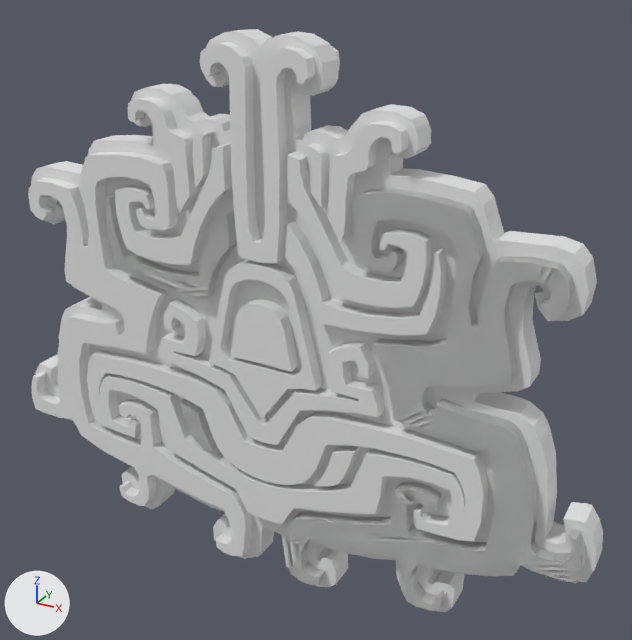
The Blender file Blender/IntuitiveHumanLogo3DLowPolyComplete.blend as it was, and as the next commit left it.
Both versions are drawn from a 50 mm lens placed at (1.61, -2.59, 1.38), pointed at (0.13, 0.1, 0.04). Lighting does not change. The marker at lower left points along +X, +Y and +Z.

Objects in the first picture: 'AmarilloCentro', 'Antenas', 'AntenasRojoDer', 'AntenasRojoIzq', 'AzulBrazoDer', 'AzulBrazoIzq', 'AzulGrandeDer', 'AzulGrandeIzq', 'ColmilloAzulDer', 'ColmilloAzulIzq', 'ContenedorCentro', 'ContornoBase', 'Ojos', 'RojoAbajo', 'RojoBrazoDer', 'RojoBrazoIzq', 'RojoCentro'.
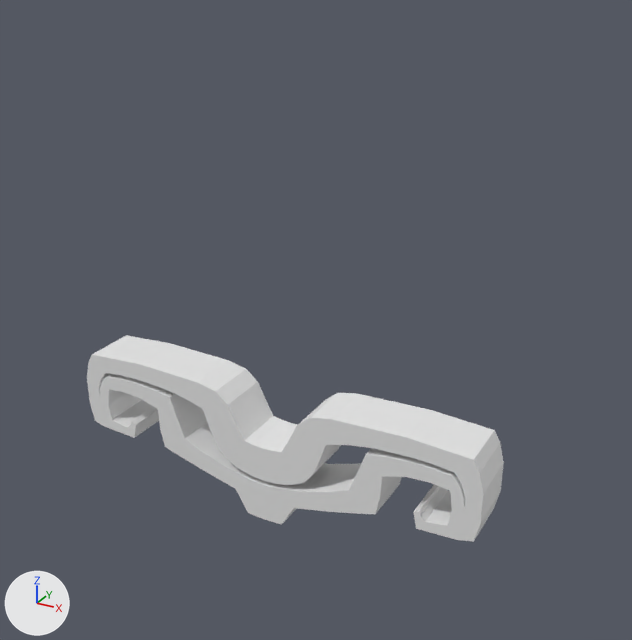
Where the newer file only moved an object's origin or applied its transform, the numbers keep the older frame.

Pixel boxes (x1, y1, x2, y2) of what changed, in the pictures (632 x 640 px):
'ContornoBase', hidden: before (31, 29, 603, 612)
'AzulGrandeDer', hidden: before (285, 189, 593, 611)
'AzulGrandeIzq', hidden: before (28, 152, 252, 556)
'Antenas', hidden: before (200, 42, 340, 263)
'RojoCentro', hidden: before (158, 299, 384, 445)
'AzulBrazoDer', hidden: before (287, 151, 432, 308)
'ContenedorCentro', hidden: before (209, 260, 323, 418)
'RojoBrazoDer', hidden: before (285, 221, 447, 335)
'AzulBrazoIzq', hidden: before (115, 144, 232, 265)
'RojoBrazoIzq', hidden: before (106, 194, 237, 298)
'AntenasRojoDer', hidden: before (327, 121, 409, 241)
'AmarilloCentro', hidden: before (231, 299, 298, 372)
'AntenasRojoIzq', hidden: before (128, 96, 202, 213)
'Ojos', hidden: before (180, 399, 359, 487)
'ColmilloAzulDer', hidden: before (305, 143, 329, 208)
'ColmilloAzulIzq', hidden: before (192, 131, 214, 188)

The change, as a diff of the scene's bpy script:
```diff
--- a/Blender/IntuitiveHumanLogo3DLowPolyComplete.blend.py
+++ b/Blender/IntuitiveHumanLogo3DLowPolyComplete.blend.py
@@ ob_contornobase @@
 ob_contornobase.rotation_euler = (1.571, 0.0, 0.0)  # degrees (90, 0, 0)
+ob_contornobase.hide_set(True)
@@ ob_rojocentro @@
 ob_rojocentro.rotation_euler = (1.571, 0.0, 0.0)  # degrees (90, 0, 0)
+ob_rojocentro.hide_set(True)
@@ ob_contenedorcentro @@
 ob_contenedorcentro.rotation_euler = (1.571, 0.0, 0.0)  # degrees (90, 0, 0)
+ob_contenedorcentro.hide_set(True)
@@ ob_amarillocentro @@
 ob_amarillocentro.rotation_euler = (1.571, 0.0, 0.0)  # degrees (90, 0, 0)
+ob_amarillocentro.hide_set(True)
@@ ob_antenas @@
 ob_antenas.rotation_euler = (1.571, 0.0, 0.0)  # degrees (90, 0, 0)
+ob_antenas.hide_set(True)
@@ ob_azulgrandeder @@
 ob_azulgrandeder.rotation_euler = (1.571, 0.0, 0.0)  # degrees (90, 0, 0)
+ob_azulgrandeder.hide_set(True)
@@ ob_rojobrazoizq @@
 ob_rojobrazoizq.rotation_euler = (1.571, 0.0, 0.0)  # degrees (90, 0, 0)
+ob_rojobrazoizq.hide_set(True)
@@ ob_azulbrazoizq @@
 ob_azulbrazoizq.rotation_euler = (1.571, 0.0, 0.0)  # degrees (90, 0, 0)
+ob_azulbrazoizq.hide_set(True)
@@ ob_antenasrojoder @@
 ob_antenasrojoder.rotation_euler = (1.571, 0.0, 0.0)  # degrees (90, 0, 0)
+ob_antenasrojoder.hide_set(True)
@@ ob_colmilloazulizq @@
 ob_colmilloazulizq.rotation_euler = (1.571, 0.0, 0.0)  # degrees (90, 0, 0)
+ob_colmilloazulizq.hide_set(True)
@@ ob_ojos @@
 ob_ojos.rotation_euler = (1.571, 0.0, 0.0)  # degrees (90, 0, 0)
+ob_ojos.hide_set(True)
@@ ob_azulgrandeizq @@
 ob_azulgrandeizq.rotation_euler = (1.571, 0.0, 0.0)  # degrees (90, 0, 0)
+ob_azulgrandeizq.hide_set(True)
@@ ob_rojobrazoder @@
 ob_rojobrazoder.rotation_euler = (1.571, 0.0, 0.0)  # degrees (90, 0, 0)
+ob_rojobrazoder.hide_set(True)
@@ ob_azulbrazoder @@
 ob_azulbrazoder.rotation_euler = (1.571, 0.0, 0.0)  # degrees (90, 0, 0)
+ob_azulbrazoder.hide_set(True)
@@ ob_antenasrojoizq @@
 ob_antenasrojoizq.rotation_euler = (1.571, 0.0, 0.0)  # degrees (90, 0, 0)
+ob_antenasrojoizq.hide_set(True)
@@ ob_colmilloazulder @@
 ob_colmilloazulder.rotation_euler = (1.571, 0.0, 0.0)  # degrees (90, 0, 0)
+ob_colmilloazulder.hide_set(True)
```
